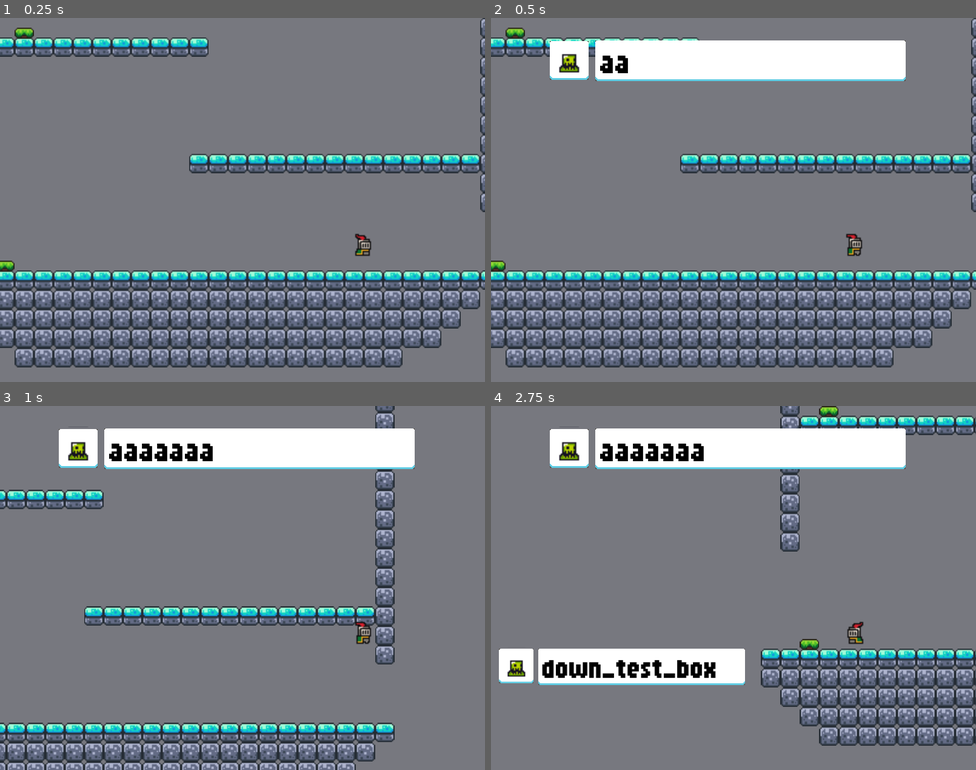
Above: before the commit, frames 1-4 (two rows, left to right).
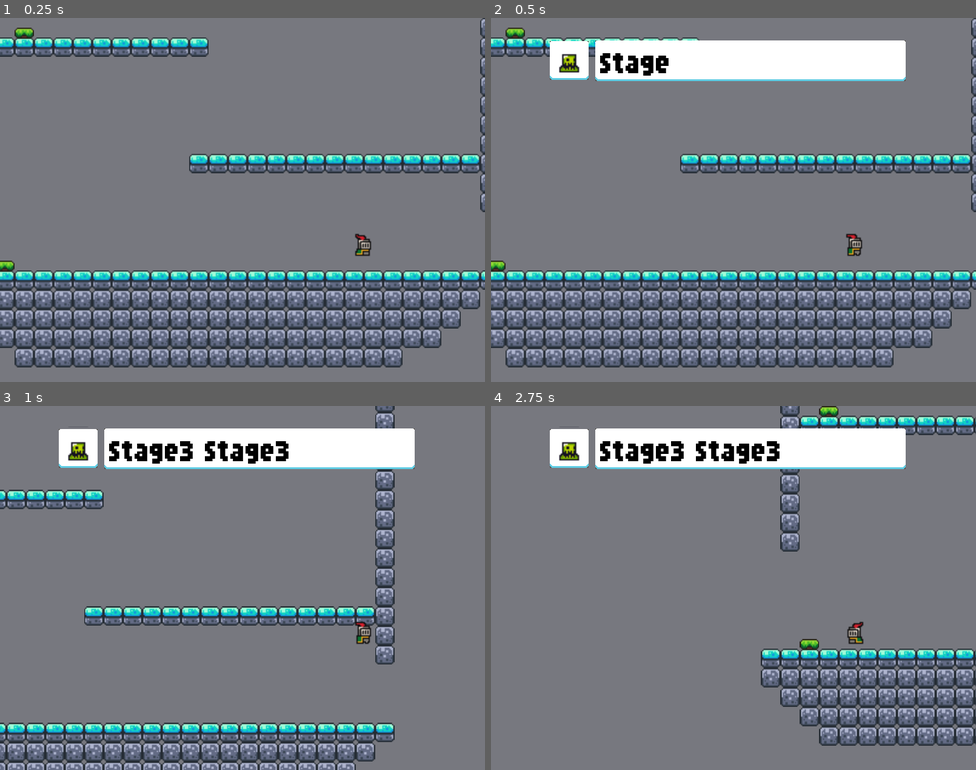
Above: after the commit, the same moments.

Repository: apuspac/home_brackeys
Game: Godot game, scene res://scenes/stage3.tscn
The game is run twice, just before and just after one commit, with the same random seed, the same clock (stepped at 60 frames per second) and the same inputs. This scene is started directly instead of the project's main scene.
Inputs:
- Up to frame 1 (0.25 s): no input
- Up to frame 2 (0.5 s): no input
- Up to frame 3 (1 s): tap Enter (ui_accept) at 0.5, 0.77 s; hold Right (ui_right) from 0.53 s (still down)
- Up to frame 4 (2.75 s): tap Enter (ui_accept) at 1.52 s; release Right (ui_right) at 2.03 s; hold Left (ui_left) from 2.03 s (still down)

Frame 1 is identical in both runs. In frame 2, 0.5% of the frame differs, in the area x 22-37%, y 9-16%; in frame 3, 1.2%; in frame 4, 6.1%, in the area x 1-60%, y 9-77%.

Commit message:
#6 areaを追加して、downedのtextを変更できるように、collisionは最初offにできるように。

Diff:
--- a/scenes/stage3.tscn
+++ b/scenes/stage3.tscn
@@ -10,12 +10,18 @@
 [ext_resource type="PackedScene" uid="uid://dxnhdyk1vmw0f" path="res://scenes/parts_scenes/button.tscn" id="8_ydvr2"]
 [ext_resource type="PackedScene" uid="uid://cnkxtp2ttcd74" path="res://scenes/parts_scenes/down_text_box.tscn" id="9_mk0rr"]
 [ext_resource type="Script" path="res://scripts/parts_scripts/next_text_box_area.gd" id="10_4cf6n"]
+[ext_resource type="Script" path="res://scripts/parts_scripts/next_downed_textbox_area.gd" id="11_tkoyw"]
 
 [sub_resource type="RectangleShape2D" id="RectangleShape2D_vro2b"]
 size = Vector2(210, 34)
 
 [sub_resource type="RectangleShape2D" id="RectangleShape2D_brc1y"]
 size = Vector2(24, 20.5)
+
+[sub_resource type="RectangleShape2D" id="RectangleShape2D_kicyf"]
+size = Vector2(213, 20)
+
+[sub_resource type="RectangleShape2D" id="RectangleShape2D_m4mhg"]
 
 [node name="Stage3" type="Node2D"]
 script = ExtResource("1_yxgya")
@@ -97,29 +103,46 @@
 [node name="DownButton" parent="." instance=ExtResource("8_ydvr2")]
 position = Vector2(760, 240)
 
-[node name="StaticBody2D" type="StaticBody2D" parent="."]
+[node name="DownedTextBox" type="StaticBody2D" parent="."]
 position = Vector2(488, 432)
 collision_layer = 2
 
-[node name="DownTextBox" parent="StaticBody2D" instance=ExtResource("9_mk0rr")]
+[node name="DownTextBox" parent="DownedTextBox" instance=ExtResource("9_mk0rr")]
 scale = Vector2(0.445, 0.445)
 
-[node name="CollisionShape2D" type="CollisionShape2D" parent="StaticBody2D"]
+[node name="CollisionShape2D" type="CollisionShape2D" parent="DownedTextBox"]
 position = Vector2(103, 15)
 shape = SubResource("RectangleShape2D_vro2b")
 
-[node name="Node" type="Node" parent="."]
+[node name="TextBoxNext" type="Node" parent="."]
 
-[node name="Area2D" type="Area2D" parent="Node"]
+[node name="Area2D" type="Area2D" parent="TextBoxNext"]
 position = Vector2(744, 424)
 script = ExtResource("10_4cf6n")
 
-[node name="CollisionShape2D" type="CollisionShape2D" parent="Node/Area2D"]
+[node name="CollisionShape2D" type="CollisionShape2D" parent="TextBoxNext/Area2D"]
 shape = SubResource("RectangleShape2D_brc1y")
 
-[node name="Area2D2" type="Area2D" parent="Node"]
+[node name="Area2D2" type="Area2D" parent="TextBoxNext"]
 position = Vector2(760, 232)
 script = ExtResource("10_4cf6n")
 
-[node name="CollisionShape2D" type="CollisionShape2D" parent="Node/Area2D2"]
+[node name="CollisionShape2D" type="CollisionShape2D" parent="TextBoxNext/Area2D2"]
 shape = SubResource("RectangleShape2D_brc1y")
+
+[node name="DonwedTextBoxNext" type="Node" parent="."]
+
+[node name="Area2D" type="Area2D" parent="DonwedTextBoxNext"]
+position = Vector2(592, 416)
+script = ExtResource("11_tkoyw")
+
+[node name="CollisionShape2D" type="CollisionShape2D" parent="DonwedTextBoxNext/Area2D"]
+shape = SubResource("RectangleShape2D_kicyf")
+
+[node name="Area2D2" type="Area2D" parent="DonwedTextBoxNext"]
+position = Vector2(352, 416)
+script = ExtResource("11_tkoyw")
+
+[node name="CollisionShape2D" type="CollisionShape2D" parent="DonwedTextBoxNext/Area2D2"]
+scale = Vector2(6.52, 1)
+shape = SubResource("RectangleShape2D_m4mhg")
--- a/scripts/parts_scripts/down_text_box.gd
+++ b/scripts/parts_scripts/down_text_box.gd
@@ -12,9 +12,9 @@
 @onready var text_box = $Node2D
 
 var sample_lines: Array[String] = [
-    "down_test_box",
-    "bbbbbbbbbbb",
-    "ccccccccccccccccc"
+    "WAAAAAA",
+    "donwed",
+    "waaaaaait"
 ]
 
 
--- a/scripts/parts_scripts/guide_box.gd
+++ b/scripts/parts_scripts/guide_box.gd
@@ -3,6 +3,7 @@
 @onready var timer: Timer = $Timer
 @onready var guide: Control = $Guide
 
+var text_lines: Array[String]
 
 # Called when the node enters the scene tree for the first time.
 func _ready():
@@ -13,7 +14,12 @@
 func _init_ready():
     print_debug(get_parent().get_path())
     guide.visible = true
-    TextManager.start_dialog(self.position, sample_lines, get_parent().get_path())
+
+    # stage_nodeからcall
+    var parent =  get_parent().get_parent()
+    text_lines = parent.get_staged_line()
+
+    TextManager.start_dialog(self.position, text_lines, get_parent().get_path())
 
 func tween_position(_pos: Vector2):
     var tween = create_tween()
@@ -21,10 +27,3 @@
     tween.tween_property(self, "position", self.position +  _pos, 0.5)
     tween.play()
     await tween.finished
-
-
-var sample_lines: Array[String] = [
-    "aaaaaaa",
-    "bbbbbbbbbbb",
-    "ccccccccccccccccccccccccccccccccccccccccccccccccccccccccccccccccccccccc"
-]
--- /dev/null
+++ b/scripts/parts_scripts/next_downed_textbox_area.gd
@@ -0,0 +1,11 @@
+extends Area2D
+
+signal notice_enter_next_downedtextbox()
+
+func _ready():
+    self.body_entered.connect(self.next_text)
+
+func next_text(_body):
+    notice_enter_next_downedtextbox.emit()
+    # TextManager._enterd_next_textbox_area()
+    self.queue_free()
--- a/scripts/stage1.gd
+++ b/scripts/stage1.gd
@@ -23,3 +23,13 @@
 
 func _on_button_pressed() -> void:
     ui_sprite.down()
+
+func get_staged_line() -> Array[String]:
+    var lines: Array[String] = [
+        "Stage1 Stage1",
+        "good good ",
+        "WAAAAAIT",
+        "AAAHHH",
+    ]
+
+    return lines
--- a/scripts/stage3.gd
+++ b/scripts/stage3.gd
@@ -11,6 +11,9 @@
 
 var guide_textbox: MarginContainer
 
+@onready var downed_textbox: StaticBody2D = $DownedTextBox
+@onready var downed_textbox_node: Node2D = $DownedTextBox/DownTextBox
+@onready var downed_textbox_collision: CollisionShape2D = $DownedTextBox/CollisionShape2D
 
 
 
@@ -30,15 +33,21 @@
 
     wait_timer.timeout.connect(self._on_ready_gimmick)
     load_wait_timer.timeout.connect(self._on_load_end)
+    load_wait_timer.start(2.0)
 
-    load_wait_timer.start(2.0)
+    downed_textbox.visible = false
+    downed_textbox_collision.disabled = true
+
+
+    var downed_nexttextbox_area = get_node("DonwedTextBoxNext").get_children()
+    downed_nexttextbox_area[0].notice_enter_next_downedtextbox.connect(self._nexttext_downed_textbox)
+    downed_nexttextbox_area[1].notice_enter_next_downedtextbox.connect(self._nexttext_downed_textbox)
 
 
 
 func _on_load_end() -> void:
     guide_textbox = $CanvasLayer/TextBoxCanvas
     print_debug(guide_textbox)
-
 
 
 
@@ -71,6 +80,9 @@
     guide.tween_position(Vector2(0, 1000))
     guide_textbox.tween_position(Vector2(0, 1000))
 
+    downed_textbox.visible = true
+    downed_textbox_collision.disabled = false
+
 
 
 
@@ -85,5 +97,19 @@
 
 
 
+func _nexttext_downed_textbox():
+    downed_textbox_node._enterd_next_textbox_area()
+
+
 func _on_ready_gimmick():
     player.direction = Direction.LEFT
+
+
+func get_staged_line() -> Array[String]:
+    var lines: Array[String] = [
+        "Stage3 Stage3",
+        "lets goooooo",
+        "WAAAAAA"
+    ]
+
+    return lines
--- a/scripts/tutorial.gd
+++ b/scripts/tutorial.gd
@@ -5,6 +5,14 @@
     gamein_ui[0].pressed.connect(self._on_title_pressed)
 
 
-
 func _on_title_pressed() -> void:
     get_tree().change_scene_to_file("res://scenes/title.tscn")
+
+func get_staged_line() -> Array[String]:
+    var lines: Array[String] = [
+        "tutorial tutorial",
+        "late late",
+        "lets gooooooooo"
+    ]
+
+    return lines
Not shown: 1 places in scenes/stage3.tscn that only renumber resources
